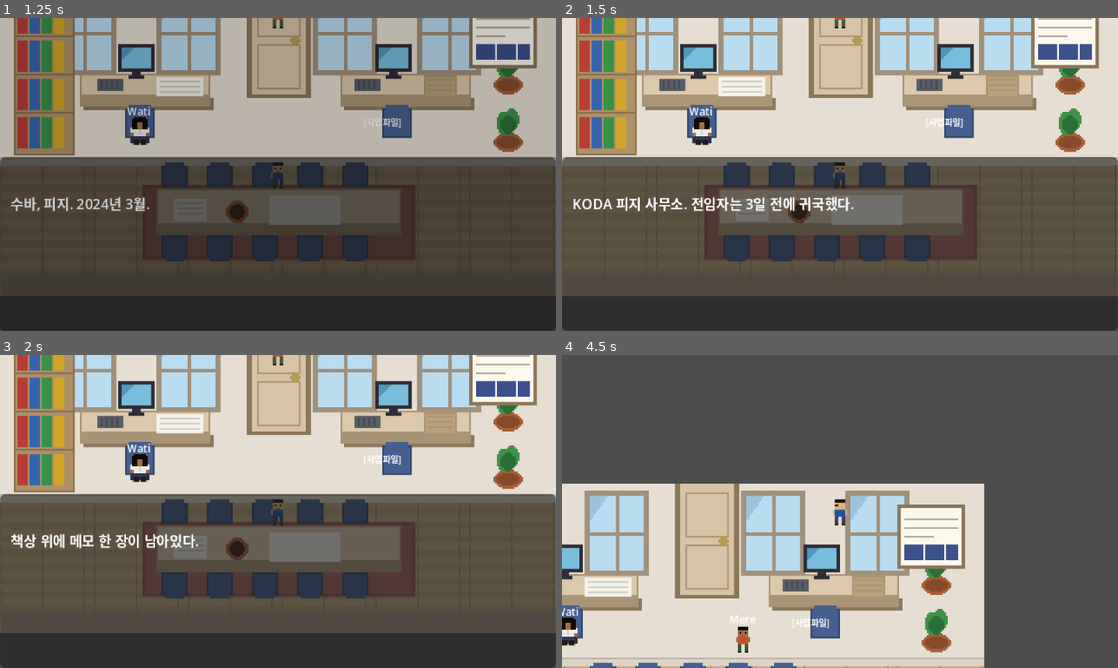
Above: before the commit, frames 1-4 (two rows, left to right).
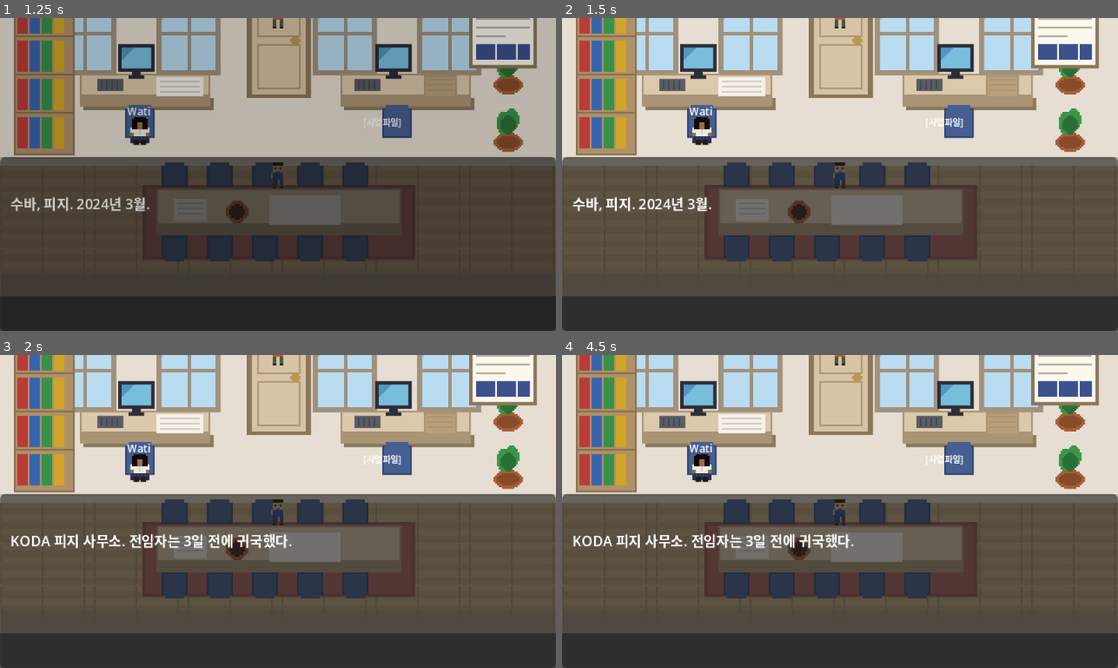
Above: after the commit, the same moments.

Repository: amnotyoung/idc-game
Game: Godot game, scene res://scenes/ui/title_screen.tscn
The game is run twice, just before and just after one commit, with the same random seed, the same clock (stepped at 60 frames per second) and the same inputs.
Inputs:
- Up to frame 1 (1.25 s): click "새 게임" at 0.5 s
- Up to frame 2 (1.5 s): tap Enter (ui_accept) at 1.25 s; hold Right (ui_right) from 1.28 s (still down); tap Q at 1.35 s
- Up to frame 3 (2 s): keep holding Right (ui_right); tap Enter (ui_accept) at 1.52 s
- Up to frame 4 (4.5 s): tap Enter (ui_accept) at 2, 2.27, 2.75, 3.77 s; release Right (ui_right) at 2.03 s; hold Down (ui_down) 2.03-2.78 s; tap Q every 0.75 s from 2.1 to 4.35 s; hold Right (ui_right) 2.78-3.53 s; hold Up (ui_up) 3.53-4.28 s; hold Left (ui_left) from 4.28 s (still down)

Frame 1 is identical in both runs. In frame 2, 1.2% of the frame differs, in the area x 1-53%, y 57-62%; in frame 3, 1.3%; in frame 4, 88%, in the area x 0-100%, y 0-100%.
Error after the commit: Invalid access to property or key 'pressed' on a base object of type 'null instance'. (res://scripts/ui/dialogue_box.gd:18)

Commit message:
auto: update dialogue_box.gd
Co-Authored-By: Claude Opus 4.6 (1M context) <noreply@anthropic.com>

Diff:
--- a/scripts/ui/dialogue_box.gd
+++ b/scripts/ui/dialogue_box.gd
@@ -3,10 +3,11 @@
 # 뷰포트 320x180 기준 — 하단 50px 영역을 대화창으로 사용
 const BOX_HEIGHT = 50
 
-@onready var panel: Panel           = $Panel
-@onready var speaker_label: Label   = $Panel/VBox/SpeakerLabel
-@onready var text_label: Label      = $Panel/VBox/TextLabel
+@onready var panel: Panel               = $Panel
+@onready var speaker_label: Label       = $Panel/VBox/SpeakerLabel
+@onready var text_label: Label          = $Panel/VBox/TextLabel
 @onready var choices_container: VBoxContainer = $Panel/VBox/ChoicesContainer
+@onready var back_btn: Button           = $Panel/BackBtn
 
 func _ready() -> void:
 	DialogueManager.dialogue_started.connect(_on_dialogue_started)
@@ -14,10 +15,19 @@
 	DialogueManager.dialogue_choices_presented.connect(_on_choices_presented)
 	DialogueManager.dialogue_ended.connect(_on_dialogue_ended)
 	panel.visible = false
+	back_btn.pressed.connect(_on_back_pressed)
 
 func _unhandled_input(event: InputEvent) -> void:
 	if not DialogueManager.is_active:
 		return
+	# Q키 — 뒤로 가기
+	if event is InputEventKey and event.pressed and not event.echo:
+		if event.keycode == KEY_Q:
+			if DialogueManager.can_go_back():
+				DialogueManager.go_back()
+				get_viewport().set_input_as_handled()
+			return
+	# 선택지 표시 중에는 스페이스/엔터 입력 차단
 	if choices_container.visible:
 		return
 	if event.is_action_pressed("ui_accept"):
@@ -28,12 +38,14 @@
 	panel.visible = true
 	choices_container.visible = false
 	_clear_choices()
+	back_btn.visible = false
 
 func _on_line_changed(line: Dictionary) -> void:
 	choices_container.visible = false
 	_clear_choices()
 	speaker_label.text = line.get("speaker", "")
 	text_label.text    = line.get("text", "")
+	back_btn.visible   = DialogueManager.can_go_back()
 
 func _on_choices_presented(choices: Array) -> void:
 	_clear_choices()
@@ -42,11 +54,12 @@
 		btn.text = choices[i].get("text", "")
 		btn.add_theme_font_size_override("font_size", 7)
 		btn.custom_minimum_size = Vector2(0, 14)
-		btn.focus_mode = Control.FOCUS_ALL   # 키보드 포커스 허용
+		btn.focus_mode = Control.FOCUS_ALL
 		btn.pressed.connect(func(): DialogueManager.choose(i))
 		choices_container.add_child(btn)
 	choices_container.visible = true
-	# 첫 번째 버튼에 포커스 — 방향키/엔터로 선택 가능
+	# 직전 라인이 있으면 뒤로가기 버튼 표시 (선택지 화면에서도 사용 가능)
+	back_btn.visible = DialogueManager.can_go_back()
 	await get_tree().process_frame
 	if choices_container.get_child_count() > 0:
 		choices_container.get_child(0).grab_focus()
@@ -54,6 +67,11 @@
 func _on_dialogue_ended(_dialogue_id: String) -> void:
 	panel.visible = false
 	_clear_choices()
+	back_btn.visible = false
+
+func _on_back_pressed() -> void:
+	if DialogueManager.can_go_back():
+		DialogueManager.go_back()
 
 func _clear_choices() -> void:
 	for child in choices_container.get_children():
